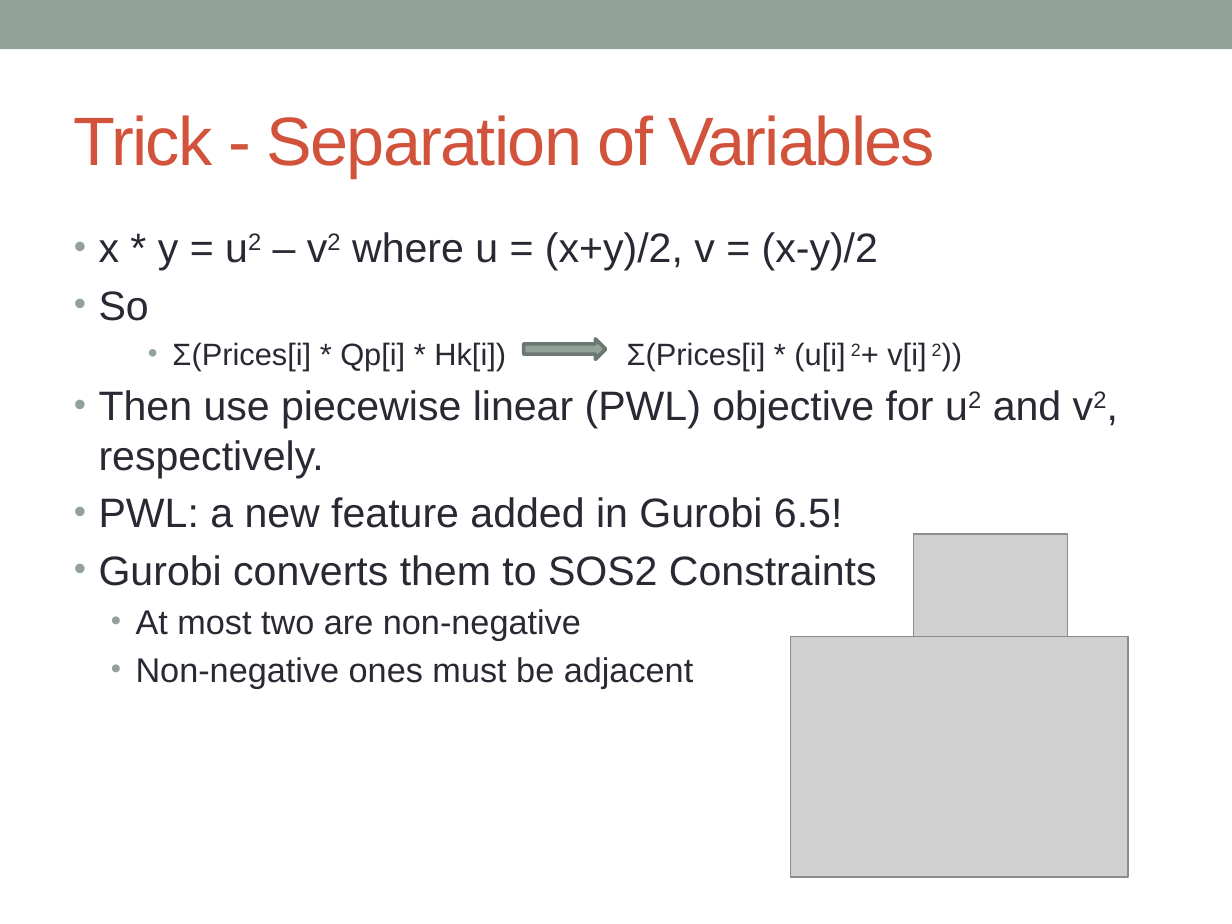
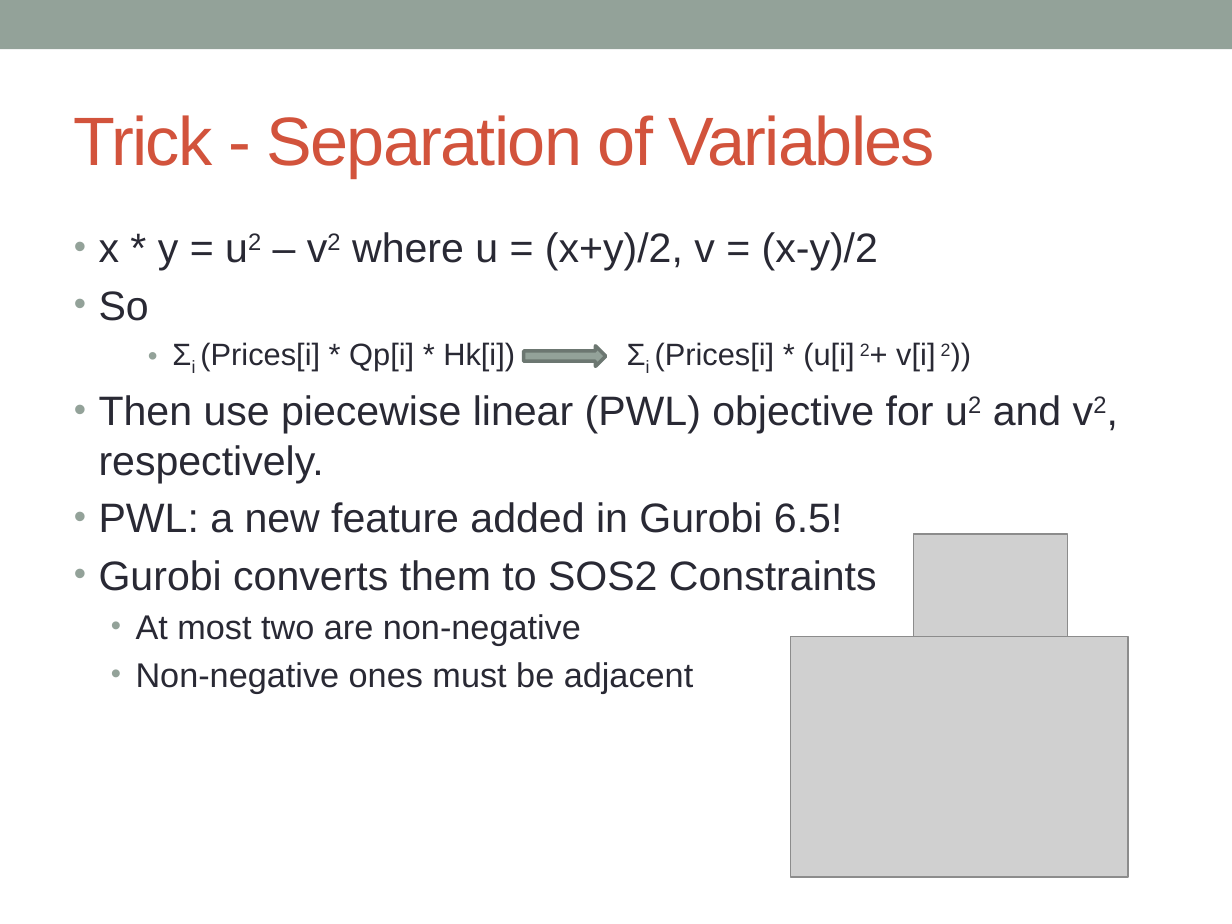
Before and after one commit to huzengjian/Swift-short-term-dispatch-model, a slide deck: slide 6 of Swift short term optimizer.pptx. Drawn at 1232x924 pixels with LibreOffice and Linux fonts; fonts in the diff are those of the drawing; grey boxes stand for pictures. Boxes give left, top, right and bottom in pixels: in the first picture for what was removed or moved away, otherwise in the second. Text is boxed around its words. In the diff, an @@ line names an element or a change of style, - is before the commit and + after.

```diff
--- a/Swift short term optimizer.pptx
+++ b/Swift short term optimizer.pptx
@@ text at (200,342,951,371): text changed @@
-    • Σ(Prices[i] * Qp[i] * Hk[i]) Σ(Prices[i] * (u[i] 2+ v[i] 2))
+    • Σi (Prices[i] * Qp[i] * Hk[i]) Σi (Prices[i] * (u[i] 2+ v[i] 2))
@@ right arrow: place and size @@
-right arrow at (524,339,606,360)
+right arrow at (524,346,606,367)
```
Also in this commit, not shown: 3 other slides changed.
